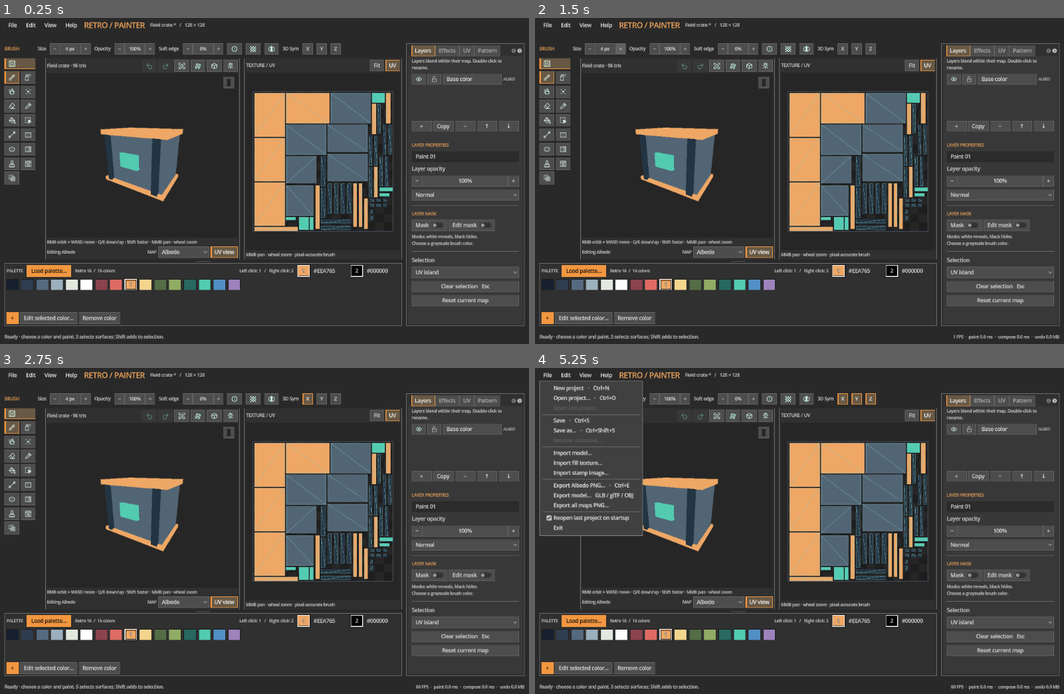
Above: before the commit, frames 1-4 (two rows, left to right).
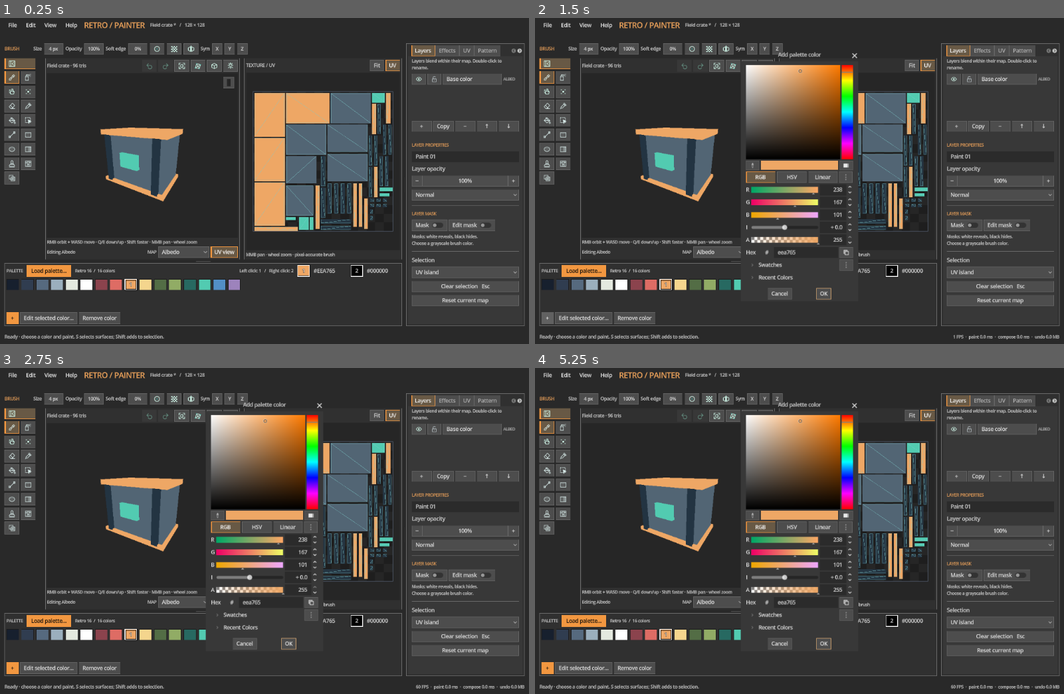
Above: after the commit, the same moments.

Repository: duasun/PixelTexturePainter
Game: Godot game, scene res://scenes/main_window.tscn
Same seed, same stepped clock (60 frames per second), same inputs: the game is played once before the commit and once after it.
Inputs (mouse positions are in pixels of both pictures, inside the frame that each line leads up to):
- Up to frame 1 (0.25 s): no input
- Up to frame 2 (1.5 s): click (587, 47) at 0.5 s, where only the run before the commit has a clickable "−"; click "+" at 1.25 s
- Up to frame 3 (2.75 s): click "X" at 2 s
- Up to frame 4 (5.25 s): click "Y" at 2.75 s; click "Z" at 3.5 s; click "1" at 4.25 s; click "File" at 5 s

The runs differ from the first frame. In frame 1, 1.2% of the frame differs, in the area x 6-65%, y 7-12%; in frame 2, 12%; in frame 3, 12%; in frame 4, 17%, in the area x 0-65%, y 3-87%.

Commit message:
Keep every tool's settings in one row

Diff:
--- /dev/null
+++ b/scenes/compact_number_field.tscn
@@ -0,0 +1,10 @@
+[gd_scene load_steps=2 format=3]
+[ext_resource type="PackedScene" path="res://scenes/number_field.tscn" id="base"]
+[node name="NumberField" instance=ExtResource("base")]
+custom_minimum_size = Vector2(52, 30)
+[node name="Minus" parent="." index="0"]
+visible = false
+[node name="Center" parent="." index="1"]
+custom_minimum_size = Vector2(48, 28)
+[node name="Plus" parent="." index="2"]
+visible = false
--- a/scenes/main_window.tscn
+++ b/scenes/main_window.tscn
@@ -86,10 +86,14 @@
 layout_mode = 2
 size_flags_horizontal = 3
 theme_override_constants/separation = 10
-[node name="ToolOptions" parent="Margin/Layout/MainSplit/LeftColumn" instance=ExtResource("options")]
-layout_mode = 2
-unique_name_in_owner = true
-[node name="SprayOptions" parent="Margin/Layout/MainSplit/LeftColumn" instance=ExtResource("spray")]
+[node name="SettingsBar" type="HBoxContainer" parent="Margin/Layout/MainSplit/LeftColumn"]
+layout_mode = 2
+custom_minimum_size = Vector2(0, 30)
+theme_override_constants/separation = 8
+[node name="ToolOptions" parent="Margin/Layout/MainSplit/LeftColumn/SettingsBar" instance=ExtResource("options")]
+layout_mode = 2
+unique_name_in_owner = true
+[node name="SprayOptions" parent="Margin/Layout/MainSplit/LeftColumn/SettingsBar" instance=ExtResource("spray")]
 layout_mode = 2
 unique_name_in_owner = true
 [node name="MainDock" type="VSplitContainer" parent="Margin/Layout/MainSplit/LeftColumn"]
--- a/scenes/spray_options.tscn
+++ b/scenes/spray_options.tscn
@@ -1,22 +1,18 @@
 [gd_scene load_steps=4 format=3]
 [ext_resource type="Script" path="res://ui/spray_options.gd" id="script"]
-[ext_resource type="PackedScene" path="res://scenes/number_field.tscn" id="num"]
+[ext_resource type="PackedScene" path="res://scenes/compact_number_field.tscn" id="num"]
 [ext_resource type="Theme" path="res://assets/tool_settings_theme.tres" id="small_theme"]
 [node name="SprayOptions" type="GridContainer"]
 script = ExtResource("script")
 theme = ExtResource("small_theme")
-theme_override_constants/h_separation = 10
-theme_override_constants/v_separation = 8
-columns = 7
+theme_override_constants/h_separation = 4
+theme_override_constants/v_separation = 0
+columns = 12
 visible = false
-[node name="Label" type="Label" parent="."]
-layout_mode = 2
-text = "SPRAY"
-custom_minimum_size = Vector2(80, 0)
-theme_override_colors/font_color = Color(0.95,0.65,0.36,1)
 [node name="OpacityLabel" type="Label" parent="."]
 layout_mode = 2
-text = "Opacity"
+text = "Op"
+tooltip_text = "Maximum opacity of one spray stroke"
 [node name="Opacity" parent="." instance=ExtResource("num")]
 layout_mode = 2
 value = 100.0
@@ -37,37 +33,41 @@
 tooltip_text = "Paint strength per particle; low flow builds up gradually toward the opacity limit"
 [node name="ParticlesLabel" type="Label" parent="."]
 layout_mode = 2
-text = "Density"
+text = "Dots"
+tooltip_text = "Particles per spray burst"
 [node name="Particles" parent="." instance=ExtResource("num")]
 layout_mode = 2
 value = 12.0
 minimum = 1.0
 maximum = 256.0
-suffix = " dots"
-tooltip_text = "Particles per spray burst."
+suffix = ""
+tooltip_text = "Particles per spray burst"
 [node name="SpacingLabel" type="Label" parent="."]
 layout_mode = 2
-text = "Spacing"
+text = "Step"
+tooltip_text = "Distance between bursts along the stroke, in pixels"
 [node name="Spacing" parent="." instance=ExtResource("num")]
 layout_mode = 2
 value = 4.0
 minimum = 1.0
 maximum = 128.0
-suffix = " px"
-tooltip_text = "Distance in texels between bursts along the stroke."
+suffix = ""
+tooltip_text = "Distance in texels between bursts along the stroke"
 [node name="RateLabel" type="Label" parent="."]
 layout_mode = 2
 text = "Rate"
+tooltip_text = "Spray bursts per second"
 [node name="Rate" parent="." instance=ExtResource("num")]
 layout_mode = 2
 value = 20.0
 minimum = 1.0
 maximum = 60.0
-suffix = " /s"
-tooltip_text = "Bursts per second while the pointer is still."
+suffix = ""
+tooltip_text = "Bursts per second while the pointer is still"
 [node name="DistanceLabel" type="Label" parent="."]
 layout_mode = 2
-text = "Distance"
+text = "Dist"
+tooltip_text = "Relative nozzle distance and spray footprint"
 [node name="Distance" parent="." instance=ExtResource("num")]
 layout_mode = 2
 value = 100.0
@@ -75,9 +75,3 @@
 maximum = 400.0
 suffix = "%"
 tooltip_text = "Relative nozzle distance: wider footprint and lower strength at greater distance. The actual pixel diameter appears in the cursor bar."
-[node name="Hint" type="Label" parent="."]
-layout_mode = 2
-size_flags_horizontal = 1
-clip_text = true
-text = "Preview: next burst"
-theme_override_font_sizes/font_size = 11
--- a/scenes/tool_options.tscn
+++ b/scenes/tool_options.tscn
@@ -1,6 +1,6 @@
 [gd_scene load_steps=7 format=3]
 [ext_resource type="Script" path="res://ui/tool_options.gd" id="script"]
-[ext_resource type="PackedScene" path="res://scenes/number_field.tscn" id="num"]
+[ext_resource type="PackedScene" path="res://scenes/compact_number_field.tscn" id="num"]
 [ext_resource type="Theme" path="res://assets/tool_settings_theme.tres" id="small_theme"]
 [ext_resource type="Texture2D" path="res://assets/tools/round.svg" id="round_icon"]
 [ext_resource type="Texture2D" path="res://assets/tools/dither.svg" id="dither_icon"]
@@ -8,11 +8,11 @@
 [node name="ToolOptions" type="HBoxContainer"]
 script = ExtResource("script")
 theme = ExtResource("small_theme")
-theme_override_constants/separation = 10
+theme_override_constants/separation = 6
 [node name="Active" type="Label" parent="."]
 layout_mode = 2
 text = "BRUSH"
-custom_minimum_size = Vector2(80, 0)
+custom_minimum_size = Vector2(72, 0)
 theme_override_colors/font_color = Color(0.95,0.65,0.36,1)
 [node name="SizeLabel" type="Label" parent="."]
 layout_mode = 2
@@ -69,7 +69,7 @@
 focus_mode = 0
 [node name="SymmetryLabel" type="Label" parent="."]
 layout_mode = 2
-text = "3D Sym"
+text = "Sym"
 tooltip_text = "Mirror 3D brush strokes across the model center"
 [node name="SymX" type="Button" parent="."]
 layout_mode = 2
@@ -109,9 +109,6 @@
 button_pressed = true
 visible = false
 tooltip_text = "Fill only neighboring matching pixels; turn off to replace all matching pixels in the target area"
-[node name="Spacer" type="Control" parent="."]
-layout_mode = 2
-size_flags_horizontal = 3
 [node name="LengthLabel" type="Label" parent="."]
 layout_mode = 2
 text = "Length"
--- a/tests/run_ui.gd
+++ b/tests/run_ui.gd
@@ -276,7 +276,25 @@
 	scene.get_node("%ToolBar").select("spray")
 	check(scene.painter.tool == "spray" and scene.get_node("%SprayOptions").visible, "Spray tool reveals its scene-based controls")
 	await process_frame
-	check(scene.get_node("%SprayOptions/Distance").global_position.y > scene.get_node("%SprayOptions/Opacity").global_position.y and scene.get_node("%SprayOptions/Distance").get_global_rect().end.x < scene.get_node("%Inspector").global_position.x, "Spray controls occupy two fully visible rows")
+	var settings_bar: Control = scene.get_node("Margin/Layout/MainSplit/LeftColumn/SettingsBar")
+	check(settings_bar.size.y <= 32.0 and scene.get_node("%SprayOptions/Distance").get_global_rect().end.x <= scene.get_node("%Inspector").global_position.x, "Spray controls share one visible row with Size, Dither, Mirror and symmetry")
+	var all_tools_fit := true
+	var workspaces_stay_put := true
+	var palette_before_settings: Rect2 = scene.get_node("%PalettePanel").get_global_rect()
+	var model_before_settings: Rect2 = scene.model_view.get_global_rect()
+	for setting_tool in ["brush", "eraser", "clone", "smudge", "blur", "fill", "gradient", "line", "rect", "ellipse", "stencil", "texture", "select", "picker", "spray"]:
+		scene.get_node("%ToolBar").select(setting_tool)
+		await process_frame
+		if settings_bar.size.y != 30.0 or settings_bar.get_global_rect().end.x > scene.get_node("%Inspector").global_position.x:
+			all_tools_fit = false
+		if not scene.get_node("%PalettePanel").get_global_rect().is_equal_approx(palette_before_settings) or not scene.model_view.get_global_rect().is_equal_approx(model_before_settings):
+			workspaces_stay_put = false
+	check(all_tools_fit, "Every tool keeps its visible settings in one row without covering the inspector")
+	check(workspaces_stay_put, "Switching tools keeps model view and palette in fixed positions")
+	scene.get_node("%ToolBar").select("fill")
+	check(scene.get_node("%ToolOptions/Tolerance").visible and scene.get_node("%ToolOptions/Contiguous").visible and not scene.get_node("%ToolOptions/Size").visible, "Fill shows only settings it actually uses")
+	scene.get_node("%ToolBar").select("spray")
+	check(scene.get_node("%SprayOptions/Opacity/Center/Display").tooltip_text.contains("Maximum opacity") and scene.get_node("%SprayOptions/Distance").visible, "Compact Spray fields retain descriptive tooltips and all controls")
 	gesture.ctrl_pressed = false
 	gesture.alt_pressed = true
 	gesture.pressed = true
--- a/ui/number_field.gd
+++ b/ui/number_field.gd
@@ -34,7 +34,7 @@
 
 func _refresh() -> void:
 	display.text = (str(roundi(value)) if step >= 1.0 else String.num(value, 2)) + suffix
-	display.tooltip_text = "Click to type · drag left/right · Shift for fine adjustment · wheel to step"
+	display.tooltip_text = (tooltip_text + "\n" if not tooltip_text.is_empty() else "") + "Click to type · drag left/right · Shift for fine adjustment · wheel to step"
 
 func _on_input(event: InputEvent) -> void:
 	if event is InputEventMouseButton:
--- a/ui/tool_options.gd
+++ b/ui/tool_options.gd
@@ -28,19 +28,31 @@
 	$SymZ.set_pressed_no_signal(bool(axes & 4))
 
 func set_tool(tool: String) -> void:
+	var paints := tool in ["brush", "eraser", "clone", "smudge", "blur", "stencil", "spray", "line", "rect", "ellipse"]
+	var has_size := paints or tool == "gradient"
+	var has_opacity := paints and tool != "spray"
+	var has_falloff := tool in ["brush", "eraser", "clone", "smudge", "blur", "line", "rect", "ellipse"]
+	var has_shape := has_falloff
+	var has_dither := has_falloff or tool in ["spray", "gradient"]
+	var has_mirror := paints
+	var has_symmetry := tool in ["brush", "eraser", "stencil", "spray", "smudge", "blur"]
 	$Size.maximum = 64 if tool in ["smudge","blur"] else 256
 	$Size.set_value(minf($Size.value,$Size.maximum))
-	$Opacity.visible = tool != "spray"
-	$OpacityLabel.visible = tool != "spray"
-	$Falloff.visible = tool in ["brush", "eraser", "clone", "smudge", "blur", "line", "rect", "ellipse"]
-	$FalloffLabel.visible = $Falloff.visible
 	$Active.text = tool.capitalize().to_upper()
+	$Size.visible = has_size
+	$SizeLabel.visible = has_size
+	$Opacity.visible = has_opacity
+	$OpacityLabel.visible = has_opacity
+	$Falloff.visible = has_falloff
+	$FalloffLabel.visible = has_falloff
 	$Length.visible = tool == "gradient"
 	$LengthLabel.visible = tool == "gradient"
 	$Tolerance.visible = tool == "fill"
 	$ToleranceLabel.visible = tool == "fill"
 	$Contiguous.visible = tool == "fill"
-	$Shape.disabled = tool in ["spray", "stencil"]
+	$Shape.visible = has_shape
+	$Dither.visible = has_dither
+	$Mirror.visible = has_mirror
+	$SymmetryLabel.visible = has_symmetry
 	$Shape.set_pressed_no_signal(true if tool == "spray" else false if tool == "stencil" else _brush_shape == 1)
-	for axis in ["SymX","SymY","SymZ"]: get_node(axis).disabled = tool not in ["brush","eraser","stencil","spray","smudge","blur"]
-	$SymmetryLabel.modulate.a = 1.0 if tool in ["brush","eraser","stencil","spray","smudge","blur"] else 0.45
+	for axis in ["SymX","SymY","SymZ"]: get_node(axis).visible = has_symmetry
Not shown, changed: README.md
